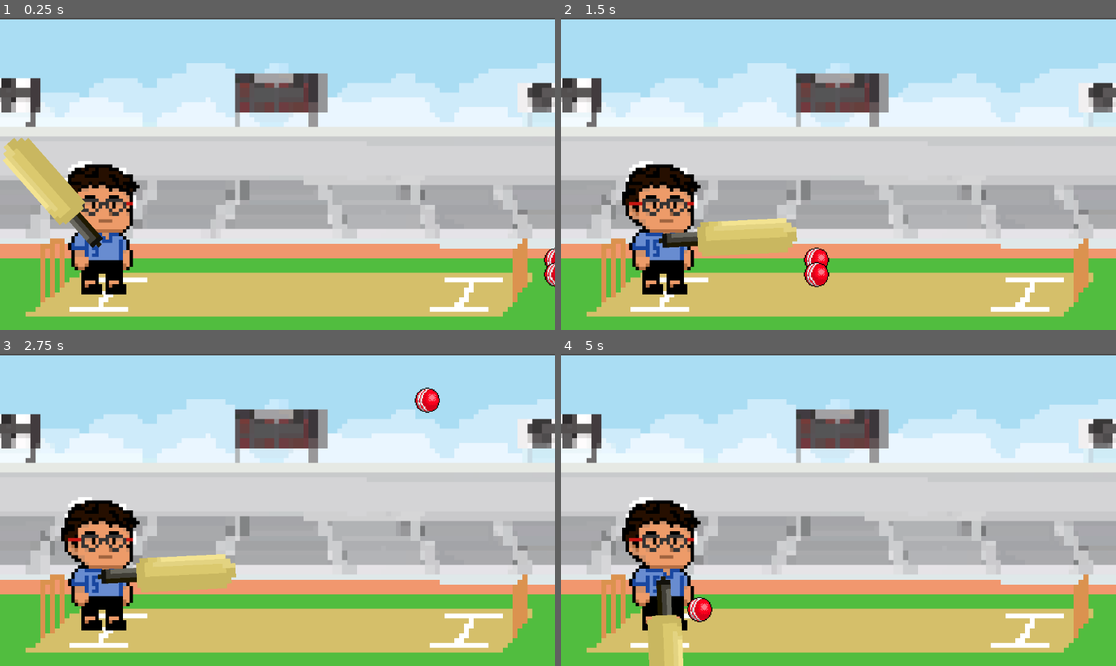
Above: before the commit, frames 1-4 (two rows, left to right).
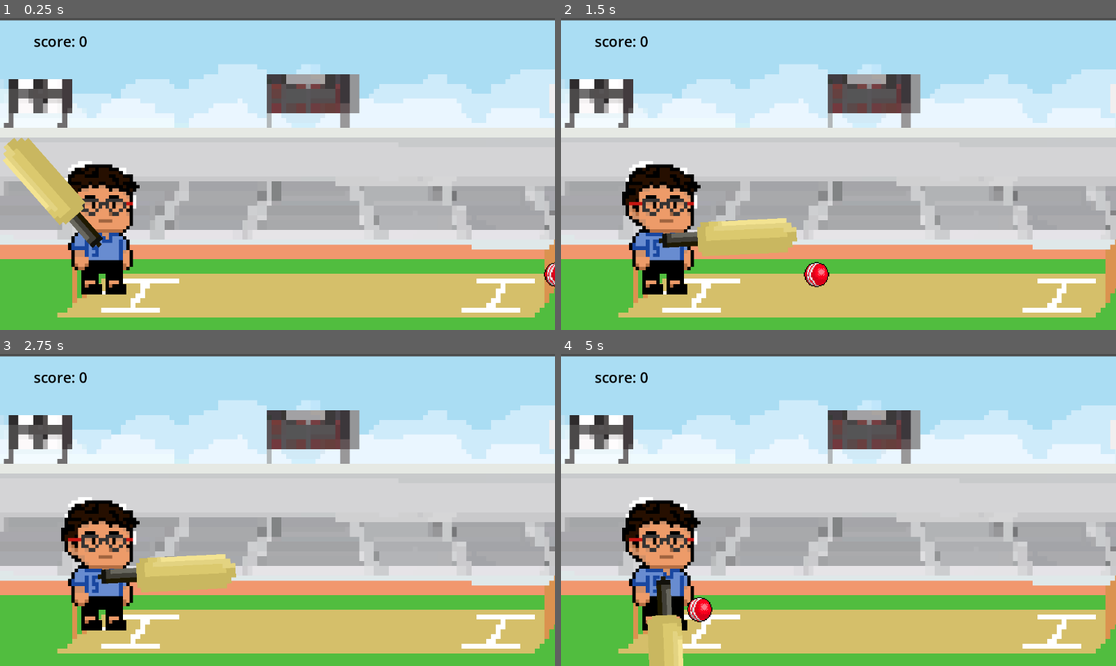
Above: after the commit, the same moments.

Repository: spandya-web/GameDev
Game: Godot game, scene res://Scenes/Main.tscn
Two runs of this game, one before a commit and one after it. Both use one fixed random seed, a clock stepped at 60 frames per second and the inputs below. This scene is started directly instead of the project's main scene.
Inputs:
- Up to frame 1 (0.25 s): no input
- Up to frame 2 (1.5 s): tap Enter (ui_accept) at 0.5, 0.77 s
- Up to frame 3 (2.75 s): tap Enter (ui_accept) at 1.52 s
- Up to frame 4 (5 s): tap Enter (ui_accept) at 3.02, 3.77, 4.52 s

The runs differ from the first frame. In frame 1, 19% of the frame differs, in the area x 0-100%, y 0-96%; in frame 2, 19%; in frame 3, 19%; in frame 4, 19%.

Commit message:
Added score increase system

Diff:
--- a/hoowwzaat/Scenes/Main.tscn
+++ b/hoowwzaat/Scenes/Main.tscn
@@ -4,6 +4,10 @@
 [ext_resource type="Script" uid="uid://u0y1hg52oxme" path="res://Scripts/main.gd" id="1_rgh2o"]
 [ext_resource type="PackedScene" uid="uid://plui5mrn2715" path="res://Scenes/player.tscn" id="2_idj7w"]
 [ext_resource type="PackedScene" uid="uid://0xe7piiccq4m" path="res://Scenes/ball.tscn" id="2_kln2b"]
+
+[sub_resource type="LabelSettings" id="LabelSettings_rgh2o"]
+font_size = 30
+font_color = Color(0, 0, 0, 1)
 
 [node name="Node2D" type="Node2D" unique_id=1550848327 node_paths=PackedStringArray("ball_spawn")]
 position = Vector2(-1, -2)
@@ -12,16 +16,13 @@
 ball_scene = ExtResource("2_kln2b")
 
 [node name="CricketStadium" type="Sprite2D" parent="." unique_id=662720835]
-position = Vector2(580, 329)
+position = Vector2(646.00006, 331.00003)
 scale = Vector2(10.109375, 10.109375)
 texture = ExtResource("1_kln2b")
 
 [node name="Player" parent="." unique_id=1516326274 instance=ExtResource("2_idj7w")]
 position = Vector2(-69, 245)
 scale = Vector2(2, 2)
-
-[node name="Ball" parent="." unique_id=1531333167 instance=ExtResource("2_kln2b")]
-position = Vector2(1281, 502)
 
 [node name="Marker2D" type="Marker2D" parent="." unique_id=1000551247]
 position = Vector2(1281, 532)
@@ -33,4 +34,12 @@
 [node name="Ball2" parent="." unique_id=1287978910 instance=ExtResource("2_kln2b")]
 position = Vector2(1281, 532)
 
+[node name="ScoreLabel" type="Label" parent="." unique_id=1867844873]
+offset_left = 71.0
+offset_top = 29.0
+offset_right = 182.0
+offset_bottom = 71.0
+text = "score: 0"
+label_settings = SubResource("LabelSettings_rgh2o")
+
 [connection signal="timeout" from="Timer" to="." method="_spawn_ball"]
--- a/hoowwzaat/Scripts/ball.gd
+++ b/hoowwzaat/Scripts/ball.gd
@@ -14,7 +14,9 @@
 	if area.name == "Bat" and !hit:
 		print("HIT!")
 		hit = true
-		direction = Vector2(1, -1).normalized()
-		#await get_tree().create_timer(1.0).timeout
-		#hit = false
-		#position = Vector2(900, 350)
+
+	#increase score
+	get_tree().current_scene.add_score()
+
+	#make ball fly away
+	direction = Vector2(1, -1).normalized()
--- a/hoowwzaat/Scripts/main.gd
+++ b/hoowwzaat/Scripts/main.gd
@@ -2,8 +2,17 @@
 
 @export var ball_spawn : Marker2D
 @export var ball_scene : PackedScene
+var score = 0
+@onready var score_label = $ScoreLabel
 
-func _spawn_ball()-> void:
+func _spawn_ball() -> void:
 	var ball = ball_scene.instantiate()
 	ball.global_position = ball_spawn.global_position
 	add_child(ball)
+
+func add_score() -> void:
+	score += 1
+	update_score()
+
+func update_score() -> void:
+	score_label.text = "Score: " + str(score)
--- a/hoowwzaat/project.godot
+++ b/hoowwzaat/project.godot
@@ -15,6 +15,10 @@
 config/features=PackedStringArray("4.6", "Forward Plus")
 config/icon="res://icon.svg"
 
+[editor]
+
+movie_writer/movie_file="C:/Users/shrut/Desktop/12DT/prototype_test.avi"
+
 [physics]
 
 3d/physics_engine="Jolt Physics"
